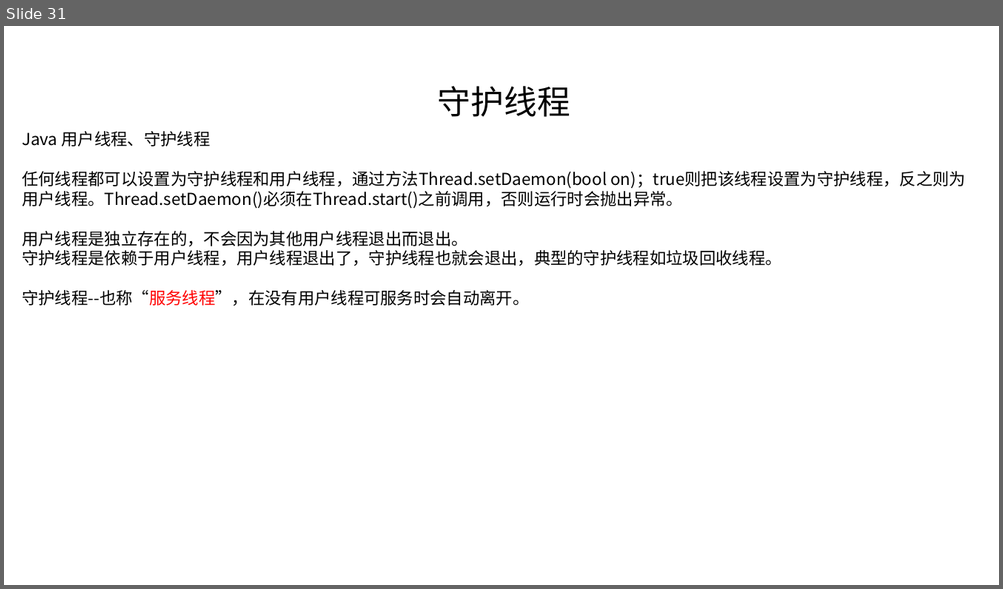
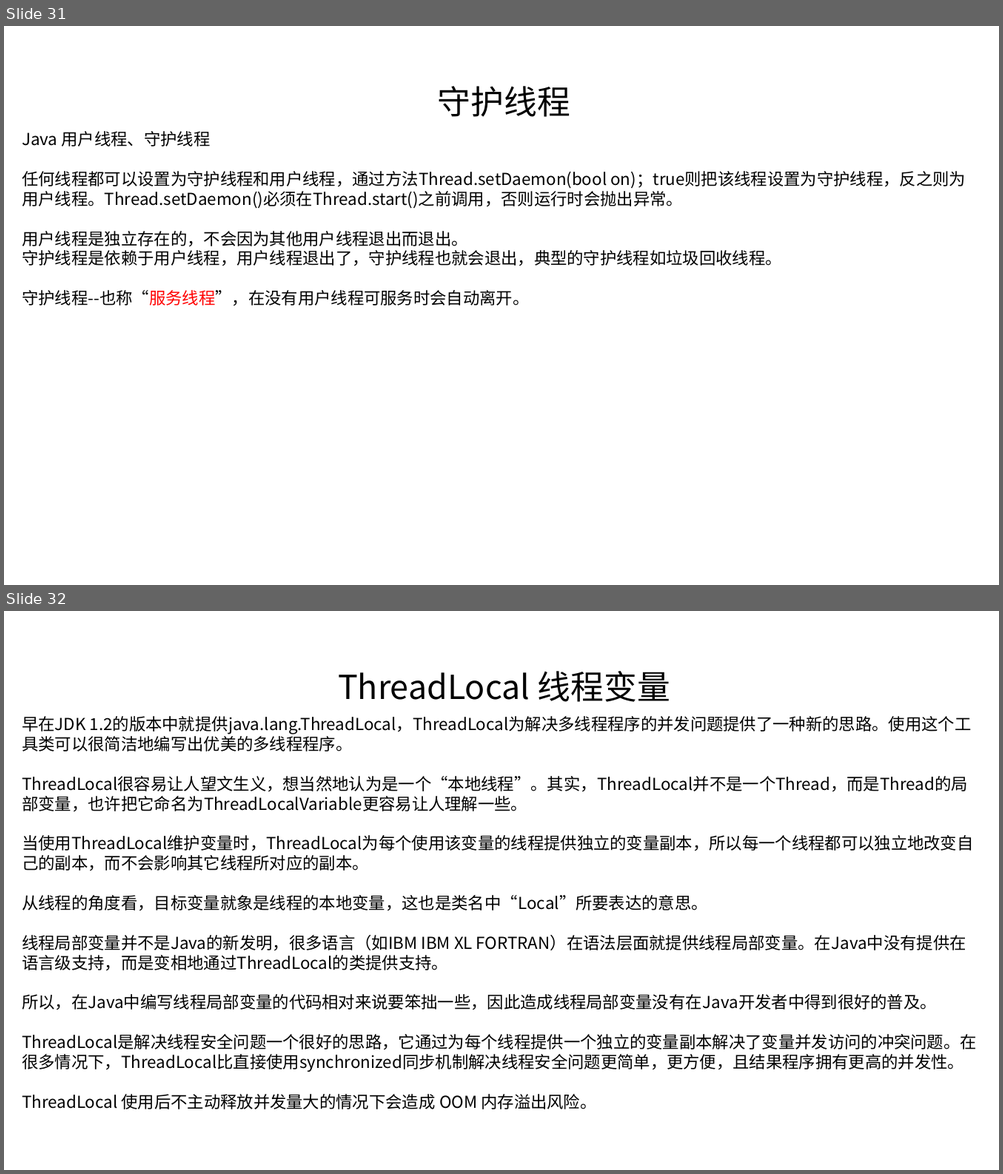
Before and after one commit to linkknown/PPT, a slide deck: 基础PPT/第10章：Java并发基础.pptx. Shown one above the other, each under a label of ours: slide 31 before the commit, slides 31 and 32 after it. The pictures are 1003x589 and 1003x1174 pixels, drawn with LibreOffice and Linux fonts; fonts in the diff are those of the drawing; background and template pictures are left out. Boxes give left, top, right and bottom in pixels: in the first picture for what was removed or moved away, otherwise in the second. Text is boxed around its words. In the diff, an @@ line names an element or a change of style, - is before the commit and + after.

```diff
--- a/基础PPT/第10章：Java并发基础.pptx
+++ b/基础PPT/第10章：Java并发基础.pptx
@@ slide 32 added at [4,611,999,1170], background picture (left out) @@
@@ text added at [338,671,670,702], 32 pt, text #000000 @@
+ThreadLocal 线程变量
@@ text added at [22,716,976,1110], 16 pt, text #000000 @@
+早在JDK 1.2的版本中就提供java.lang.ThreadLocal，ThreadLocal为解决多线程程序的并发问题提供了一种新的思路。使用这个工具类可以很简洁地编写出优美的多线程程序。
+ThreadLocal很容易让人望文生义，想当然地认为是一个“本地线程”。其实，ThreadLocal并不是一个Thread，而是Thread的局部变量，也许把它命名为ThreadLocalVariable更容易让人理解一些。
+当使用ThreadLocal维护变量时，ThreadLocal为每个使用该变量的线程提供独立的变量副本，所以每一个线程都可以独立地改变自己的副本，而不会影响其它线程所对应的副本。
+从线程的角度看，目标变量就象是线程的本地变量，这也是类名中“Local”所要表达的意思。
+线程局部变量并不是Java的新发明，很多语言（如IBM IBM XL FORTRAN）在语法层面就提供线程局部变量。在Java中没有提供在语言级支持，而是变相地通过ThreadLocal的类提供支持。
+所以，在Java中编写线程局部变量的代码相对来说要笨拙一些，因此造成线程局部变量没有在Java开发者中得到很好的普及。
+ThreadLocal是解决线程安全问题一个很好的思路，它通过为每个线程提供一个独立的变量副本解决了变量并发访问的冲突问题。在很多情况下，ThreadLocal比直接使用synchronized同步机制解决线程安全问题更简单，更方便，且结果程序拥有更高的并发性。
+ThreadLocal 使用后不主动释放并发量大的情况下会造成 OOM 内存溢出风险。
```
Also in this commit, not shown: 1 other slide added.
